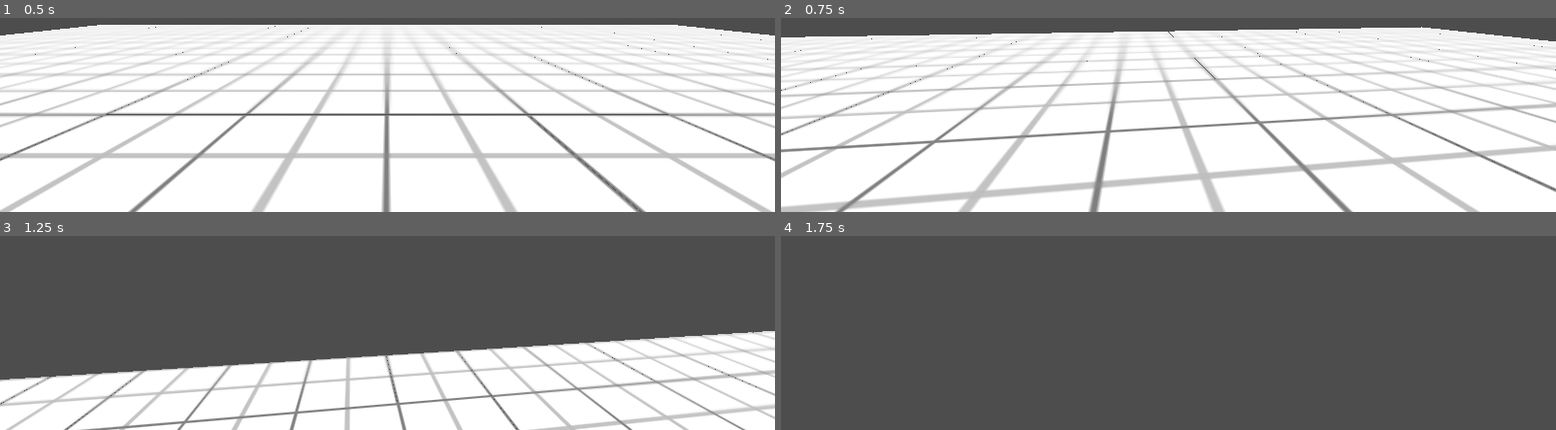
Above: before the commit, frames 1-4 (two rows, left to right).
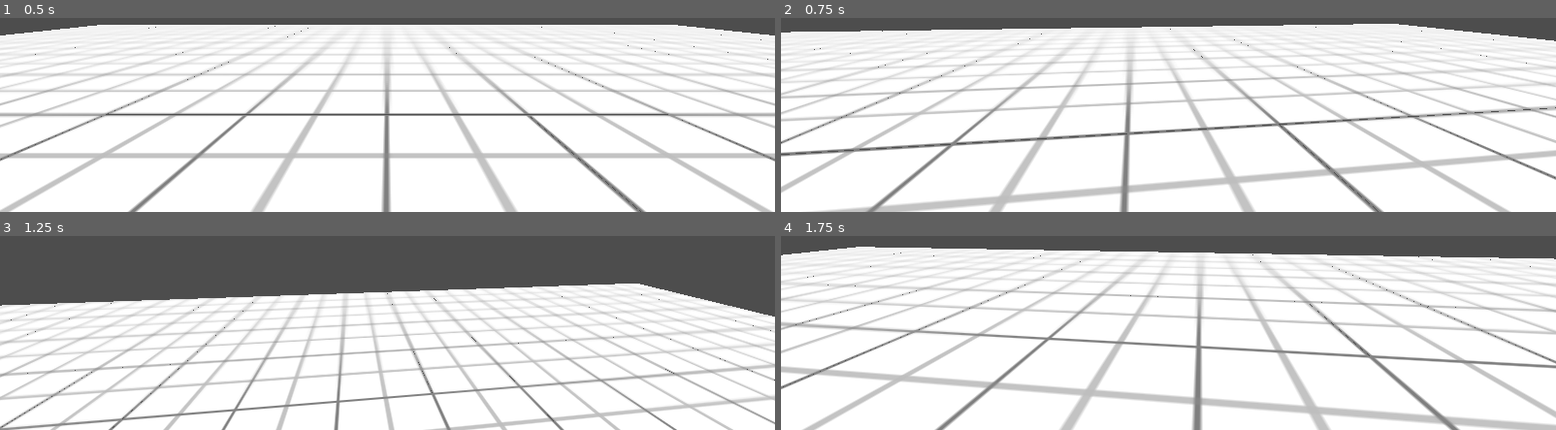
Above: after the commit, the same moments.

Repository: gkes-n/godot-3dschool
Game: Godot game, scene res://scenes/first map scene/first_map.tscn
The game is run twice, just before and just after one commit, with the same random seed, the same clock (stepped at 60 frames per second) and the same inputs.
Inputs (mouse positions are in pixels of both pictures, inside the frame that each line leads up to):
- Up to frame 1 (0.5 s): no input
- Up to frame 2 (0.75 s): tap Enter at 0.5 s; move the mouse to (outside the picture) at 0.52 s; hold Up (forwards) from 0.53 s (still down)
- Up to frame 3 (1.25 s): keep holding Up (forwards); tap Space (jump) at 0.77 s
- Up to frame 4 (1.75 s): keep holding Up (forwards); move the mouse to (outside the picture) at 1.27 s; tap Space (jump) at 1.52 s

Frame 1 is identical in both runs. In frame 2, 27% of the frame differs, in the area x 0-100%, y 3-100%; in frame 3, 44%; in frame 4, 91%, in the area x 0-100%, y 5-100%.

Commit message:
accel from maurice

Diff:
--- a/scenes/player scene/character_body_3d.gd
+++ b/scenes/player scene/character_body_3d.gd
@@ -1,9 +1,10 @@
 extends CharacterBody3D
 
 # @export variables are available in Inspector.
-@export var speed: float = 6
+@export var speed: float = 1
 @export var jump_velocity: float = 4.5
 @export var mouse_sensitivity: float = 0.002
+@export var accel: float = 0.024
 
 # Godot's global project settings; RigidBody3D nodes use the same value automatically
 var gravity: float = ProjectSettings.get_setting("physics/3d/default_gravity")
@@ -15,7 +16,7 @@
 func _ready():
 	Input.mouse_mode = Input.MOUSE_MODE_CAPTURED
 
-func _input(event):
+func _input(event) -> void:
 	if event is InputEventMouseMotion:
 		rotate_y(-event.relative.x * mouse_sensitivity)
 		camera.rotate_x(-event.relative.y * mouse_sensitivity)
@@ -33,6 +34,21 @@
 	if Input.is_action_just_pressed("jump") and is_on_floor():
 		velocity.y = jump_velocity
 
+	# Acceleration
+	"""
+	When a wasd key is pressed, make speed bigger; when no key is pressed, make it
+	smaller.
+	"""
+	var is_moving = Input.is_action_pressed("forwards") or \
+					Input.is_action_pressed("backwards") or \
+					Input.is_action_pressed("left") or \
+					Input.is_action_pressed("right")
+	if is_moving:
+		speed = speed + accel
+	else: # deceleration
+		if speed > 1:
+			speed = speed - 2 * accel
+	print("speed: " + str(speed))
 	# Movement
 	var input_dir := Input.get_vector("left", "right", "forwards", "backwards")
 	var direction := (transform.basis * Vector3(input_dir.x, 0, input_dir.y)).normalized()
@@ -44,4 +60,5 @@
 		velocity.z = move_toward(velocity.z, 0, speed)
 
 
+
 	move_and_slide()
